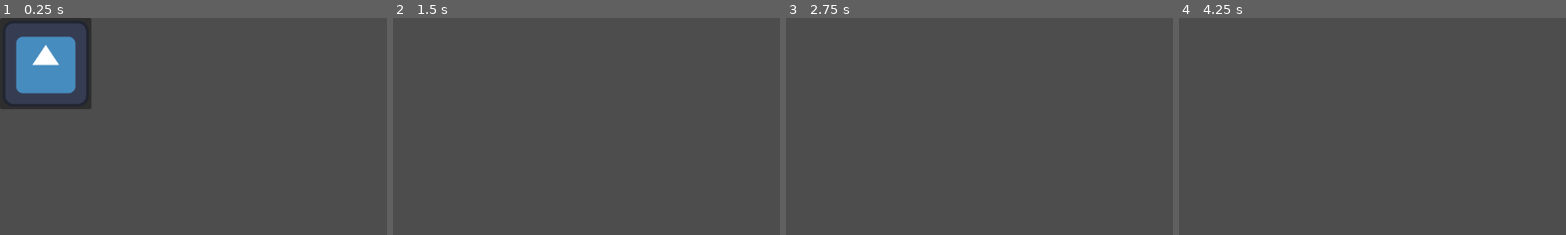
Above: before the commit, frames 1-4 (left to right).
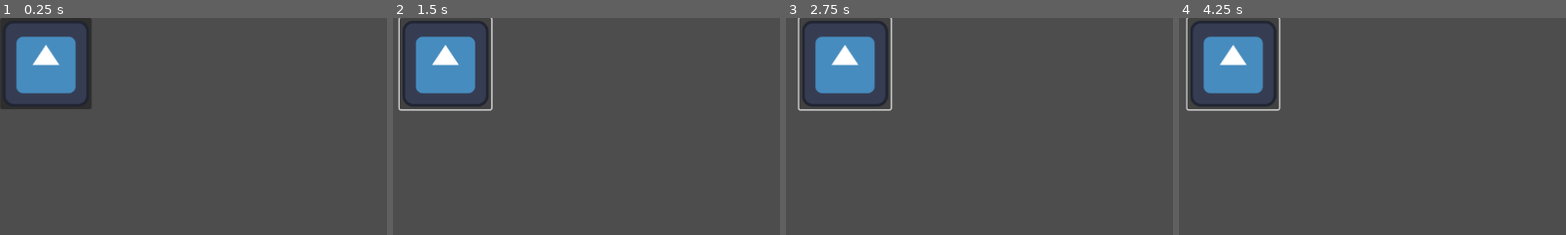
Above: after the commit, the same moments.

Repository: Asimile/DivingDeeper
Game: Godot game, scene res://scenes/arrow.tscn
Two runs of this game, one before a commit and one after it. Both use one fixed random seed, a clock stepped at 60 frames per second and the inputs below. The project has no main scene, so this scene is started directly. The engine's default icon, where the game draws it, is replaced by a stand-in: a white triangle on a blue panel in a dark square.
Inputs (mouse positions are % of the whole screen's width and height, from its top left):
- Up to frame 1 (0.25 s): no input
- Up to frame 2 (1.5 s): click (6, 10) at 0.5 s; click (7, 10) at 1.27 s
- Up to frame 3 (2.75 s): click (7, 10) at 2.02 s
- Up to frame 4 (4.25 s): no input
The pictures show only the part of the screen within x 0-50%, y 0-50%; the shares and areas given below are measured in that part.

The runs differ from the first frame. In frame 1, less than 0.1% of the frame differs, in the area x 8-16%, y 12-22%; in frame 2, 5.9%; in frame 3, 6.0%; in frame 4, 6.0%, in the area x 1-27%, y 0-43%.

Commit message:
Create arrow base functionality
Arrow scene hovers, and when clicked will directly load a new scene. Next is for it to TELL the scene manager to load the new scene instead.

Diff:
--- a/scripts/arrow.gd
+++ b/scripts/arrow.gd
@@ -1,8 +1,35 @@
 extends Node2D
 
+var start_position: Vector2
+const end_offset: Vector2 = Vector2(20, 0)
+const float_duration: float = 3.0
+var tween: Tween = create_tween()
+@export var destination_scene_path: String
+
+func _ready():
+	start_position = position
+
+	float_between_points()
 
 func _on_button_pressed():
 	print("Button pressed! Switching scenes")
 	# Will eventually make a call to the scene manager, providing the scene to go to
 	# Scene manager will handle switching scene, as well as providing the scene which items are gone or still there.
-	get_tree().change_scene_to_file("res://scenes/scene_manager.tscn") #Placeholder
+	get_tree().change_scene_to_file(destination_scene_path)
+
+func float_between_points():
+	tween.set_loops() # infinite loop
+
+	tween.tween_property(
+		self,
+		"position",
+		start_position + end_offset,
+		float_duration
+	).set_ease(Tween.EASE_IN_OUT).set_trans(Tween.TRANS_SINE)
+
+	tween.tween_property(
+		self,
+		"position",
+		start_position,
+		float_duration
+	).set_ease(Tween.EASE_IN_OUT).set_trans(Tween.TRANS_SINE)
Not shown: 1 places in scenes/arrow.tscn that only renumber resources
Not shown: 1 places in scenes/scene_manager.tscn that only renumber resources
